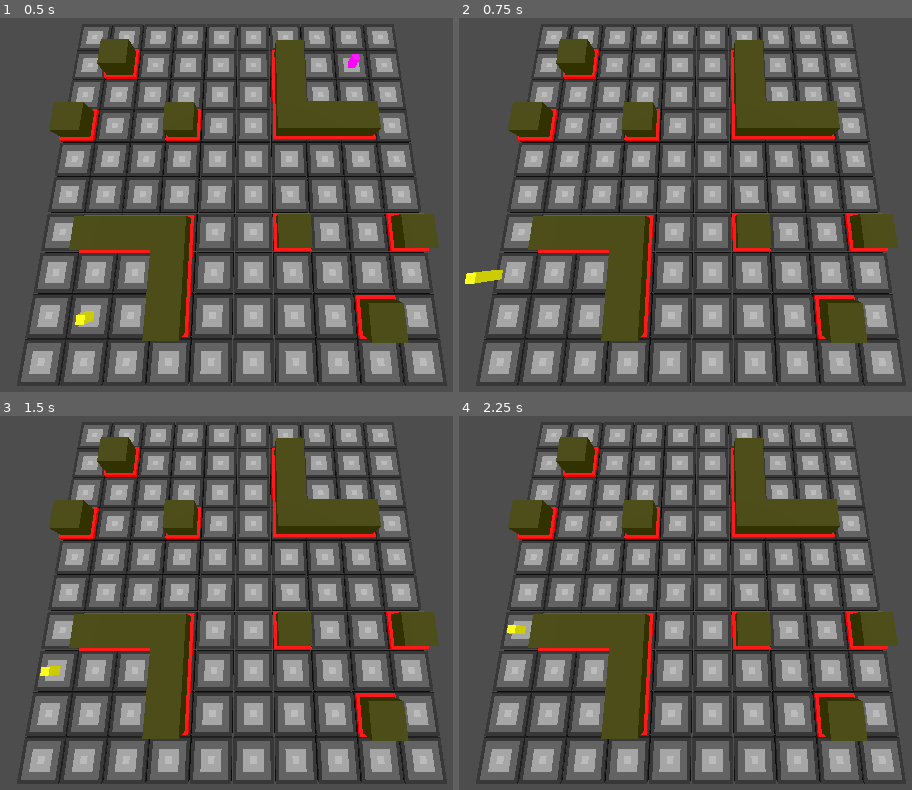
Above: before the commit, frames 1-4 (two rows, left to right).
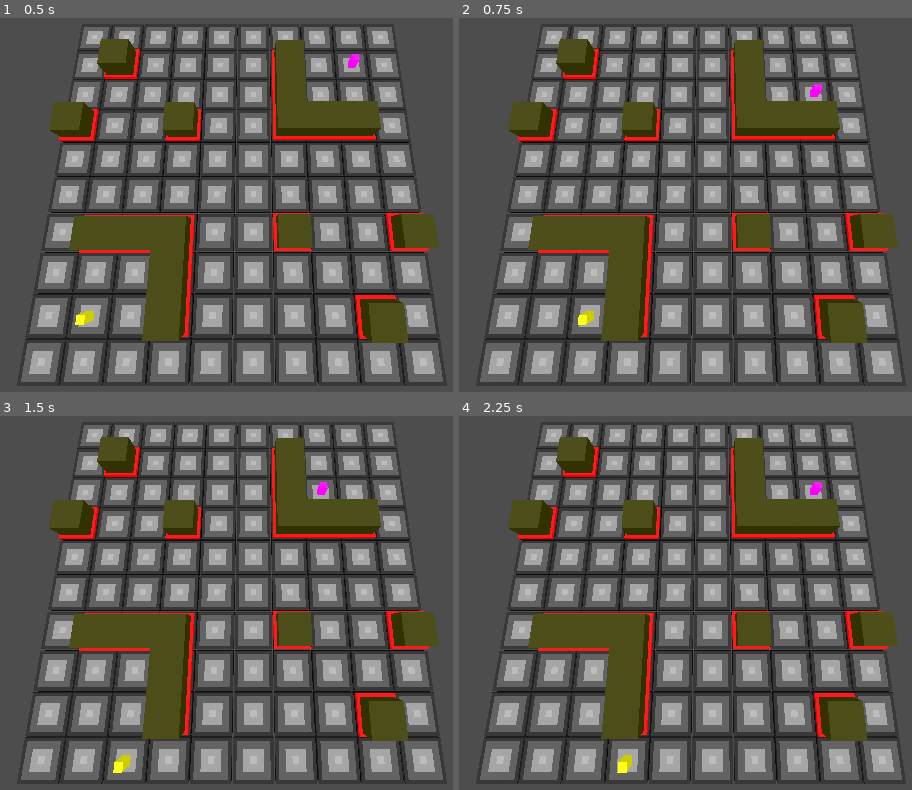
Above: after the commit, the same moments.

Repository: adam-bethell/GMTK-2025
Game: Godot game, scene res://main.tscn
Same seed, same stepped clock (60 frames per second), same inputs: the game is played once before the commit and once after it.
Inputs:
- Up to frame 1 (0.5 s): no input
- Up to frame 2 (0.75 s): tap Enter at 0.5 s; hold D (p1right) from 0.53 s (still down); tap Down (p2down) at 0.6 s
- Up to frame 3 (1.5 s): tap Space at 1.25 s; release D (p1right) at 1.28 s; hold S (p1down) from 1.28 s (still down); tap Left (p2left) at 1.35 s
- Up to frame 4 (2.25 s): tap Enter at 2 s; release S (p1down) at 2.03 s; hold D (p1right) from 2.03 s (still down); tap Right (p2right) at 2.1 s

Frame 1 is identical in both runs. In frame 2, 0.4% of the frame differs, in the area x 1-81%, y 17-83%; in frame 3, 0.3%; in frame 4, 0.3%.
Error before the commit: Invalid assignment of property or key 'position' with value of type 'Vector2i' on a base object of type 'Node3D'. (res://main.gd:42)

Commit message:
player move

Diff:
--- a/looper-shooter/main.gd
+++ b/looper-shooter/main.gd
@@ -39,7 +39,7 @@
 
 	if not action_pressed == null:
 		p1pos = move(p1pos, action_pressed)
-		$P1.position = p1pos
+		$P1.position = coord2pos(p1pos)
 
 	action_pressed = null
 	if Input.is_action_just_pressed("p2up"):
@@ -53,10 +53,23 @@
 
 	if not action_pressed == null:
 		p2pos = move(p2pos, action_pressed)
-		$P2.position = p2pos
+		$P2.position = coord2pos(p2pos)
 
 func move(p, a) -> Vector2i:
 	var newPosition = p + action2vector[a]
-	if not newPosition in walls:
+	if isSpaceFree(newPosition):
 		return newPosition
 	return p
+
+func isSpaceFree(p: Vector2i) -> bool:
+	if p in walls:
+		return false
+	if p in [p1pos, p2pos]:
+		return false
+	if p.x < 0 or p.x > 9 or p.y < 0 or p.y > 9:
+		return false
+	return true
+
+
+func coord2pos (v2: Vector2i) -> Vector3:
+	return Vector3(v2.y, 0.0, v2.x)
